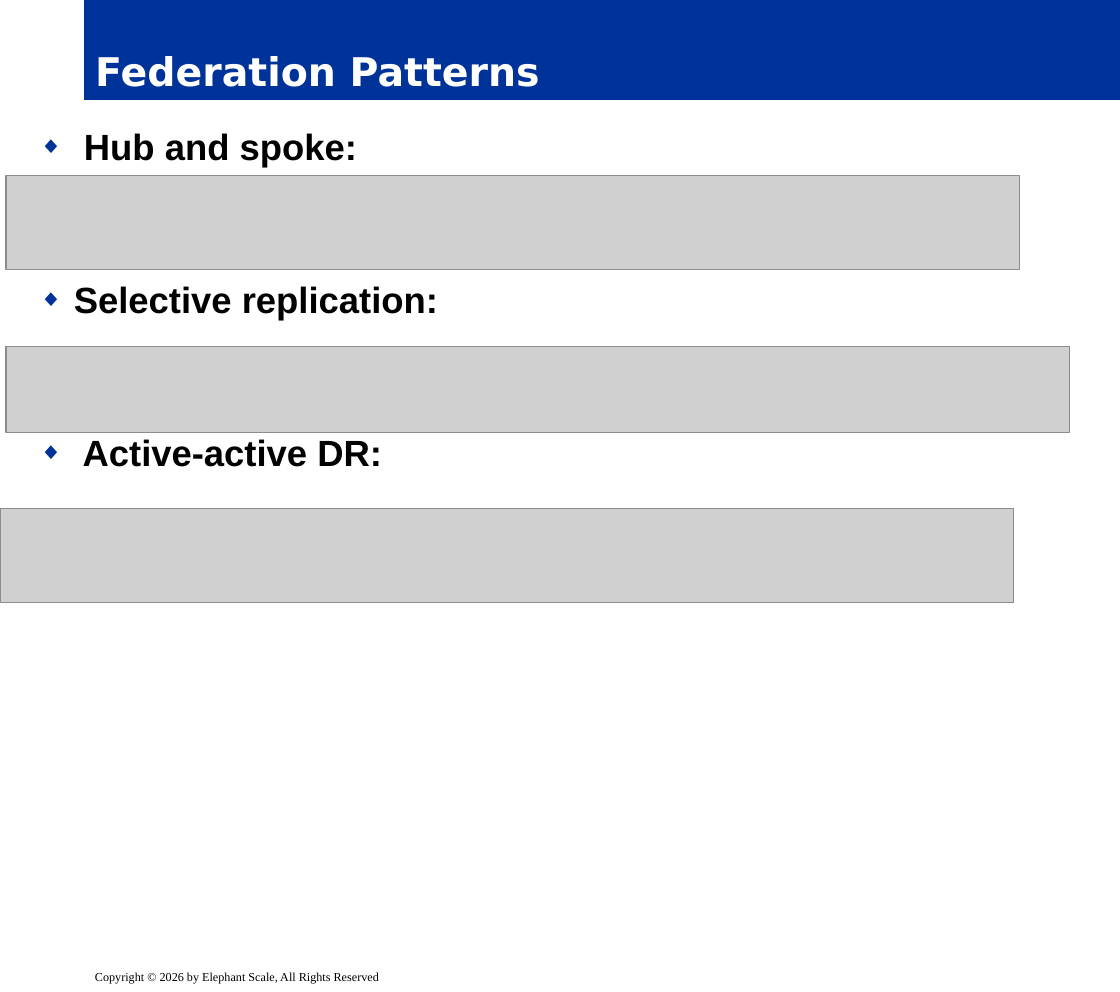
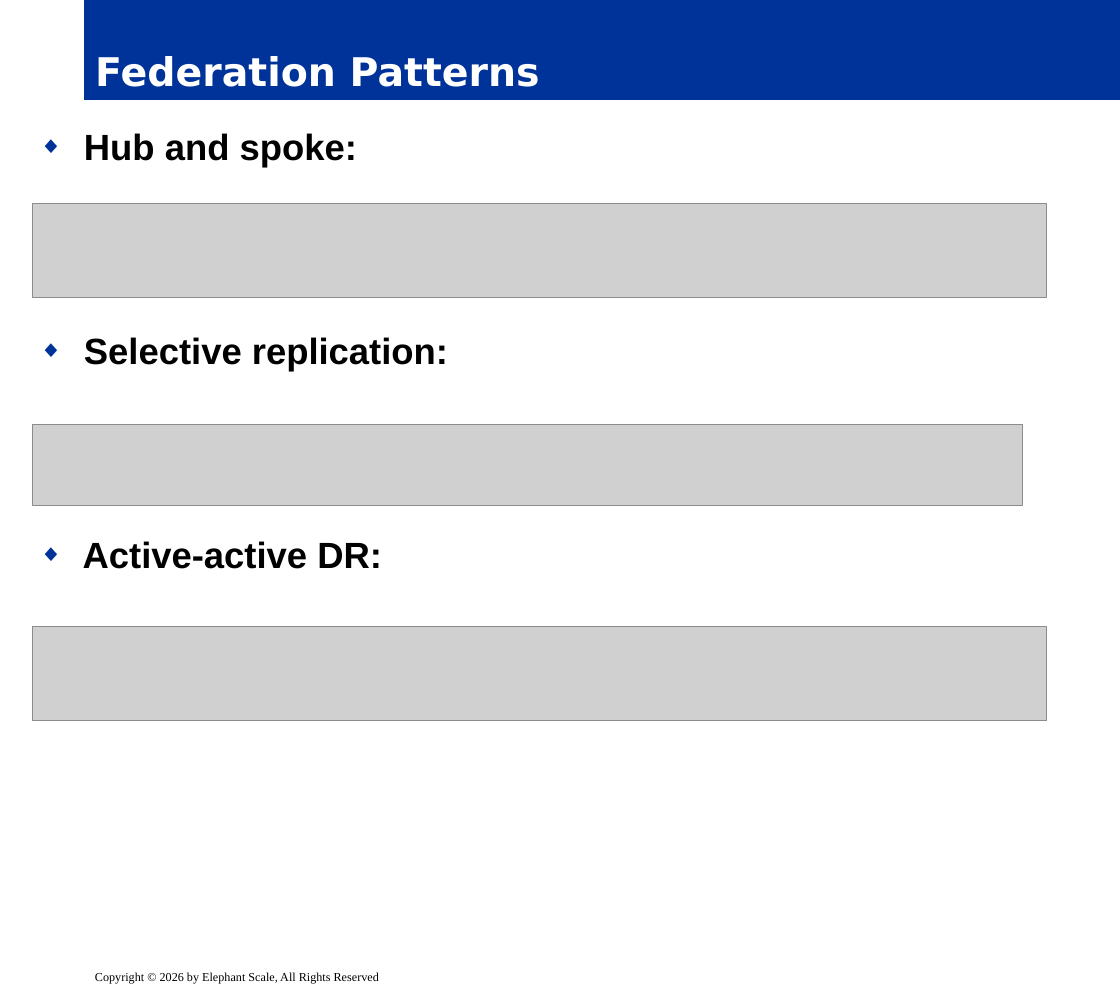
Before and after one commit to elephantscale/Advanced-Kafka-Streaming, a slide deck: slide 6 of slides/release/06__module6.pptx. Drawn at 1120x992 pixels with LibreOffice and Linux fonts; fonts in the diff are those of the drawing; grey boxes stand for pictures; background and template pictures are left out. Boxes give left, top, right and bottom in pixels: in the first picture for what was removed or moved away, otherwise in the second. Text is boxed around its words. In the diff, an @@ line names an element or a change of style, - is before the commit and + after.

Commit message:
slides6<

```diff
--- a/slides/release/06__module6.pptx
+++ b/slides/release/06__module6.pptx
@@ text "Hub and spoke:" rewrapped from (74,133,438,467) to (83,133,448,569) @@
@@ picture: place and size @@
-picture at (7,175,1021,269)
+picture at (33,203,1047,297)
@@ picture: place and size @@
-picture at (7,346,1071,433)
+picture at (33,425,1023,506)
@@ picture: place and size @@
-picture at (0,508,1014,602)
+picture at (33,626,1047,720)
```
Also in this commit, not shown: 12 other slides changed, 5 slides added.
